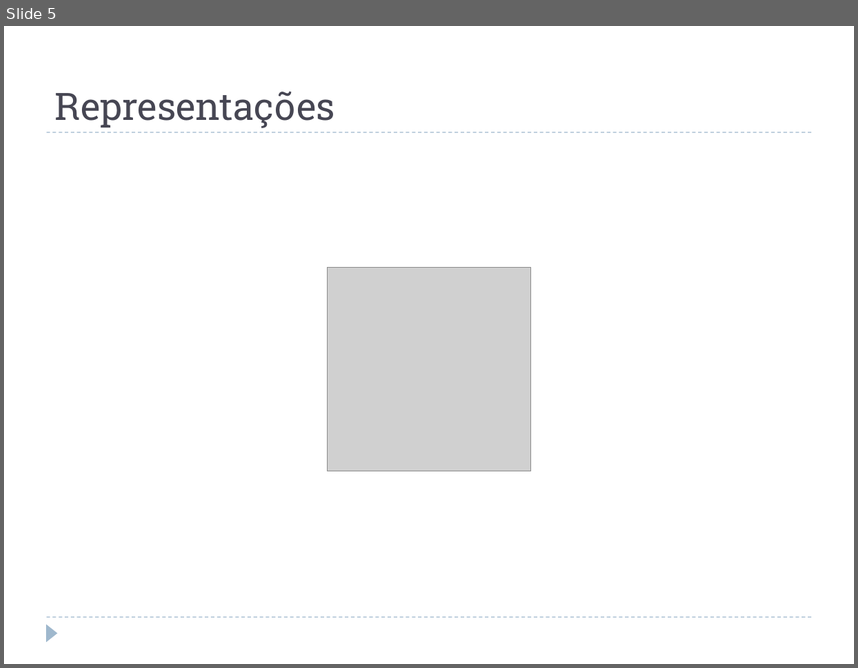
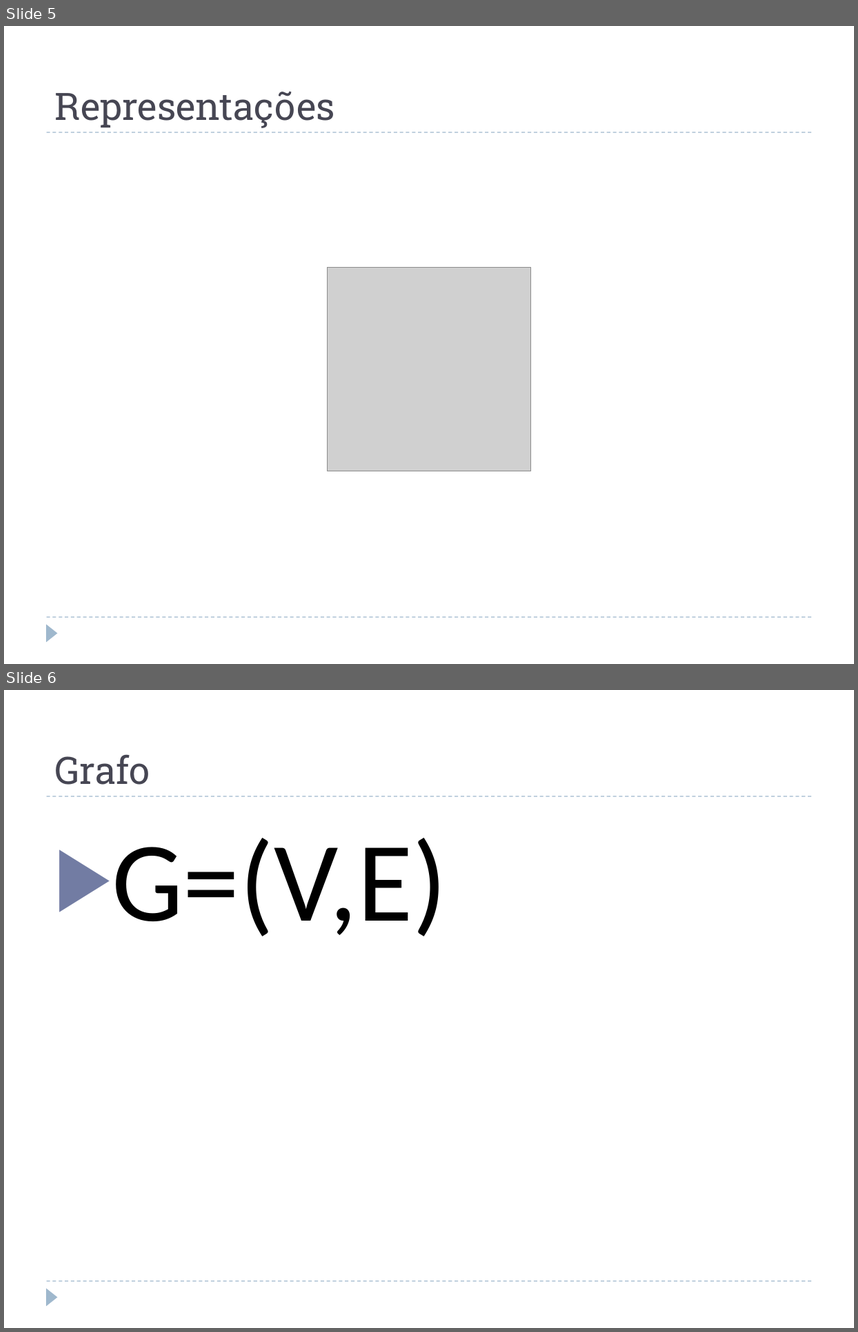
Before and after one commit to juanplopes/ppgi-alc-graphs, a slide deck: doc/Apresentacao.pptx. Shown one above the other, each under a label of ours: slide 5 before the commit, slides 5 and 6 after it. The pictures are 858x668 and 858x1332 pixels, drawn with LibreOffice and Linux fonts; fonts in the diff are those of the drawing; grey boxes stand for pictures. Boxes give left, top, right and bottom in pixels: in the first picture for what was removed or moved away, otherwise in the second. Text is boxed around its words. In the diff, an @@ line names an element or a change of style, - is before the commit and + after.

```diff
--- a/doc/Apresentacao.pptx
+++ b/doc/Apresentacao.pptx
@@ slide 6 added at (x1=4, y1=690, x2=854, y2=1328), background #FFFFFF; not listed: 3 template elements that a slide beside it also shows @@
@@ title added at (x1=55, y1=754, x2=150, y2=785), 32 pt, text #464653 @@
+Grafo
@@ text added at (x1=112, y1=838, x2=447, y2=936), 96 pt, text #000000 @@
+▶ G=(V,E)
```
Also in this commit, not shown: 1 slide changed, 3 other slides added, 1 slide removed, 1 other file.
